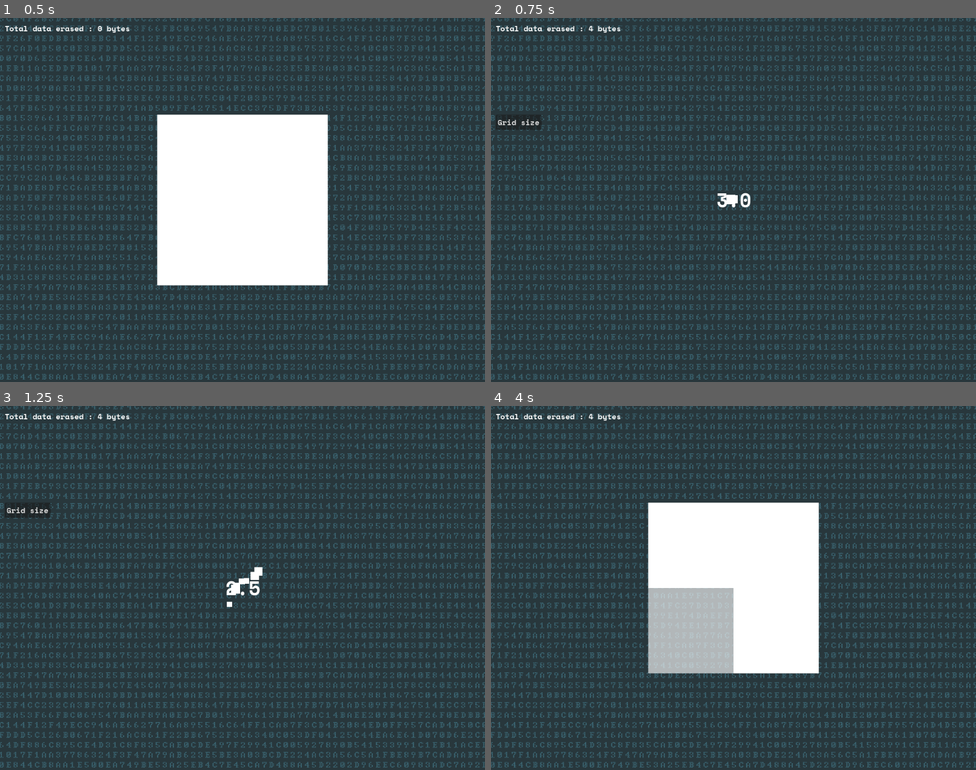
Above: before the commit, frames 1-4 (two rows, left to right).
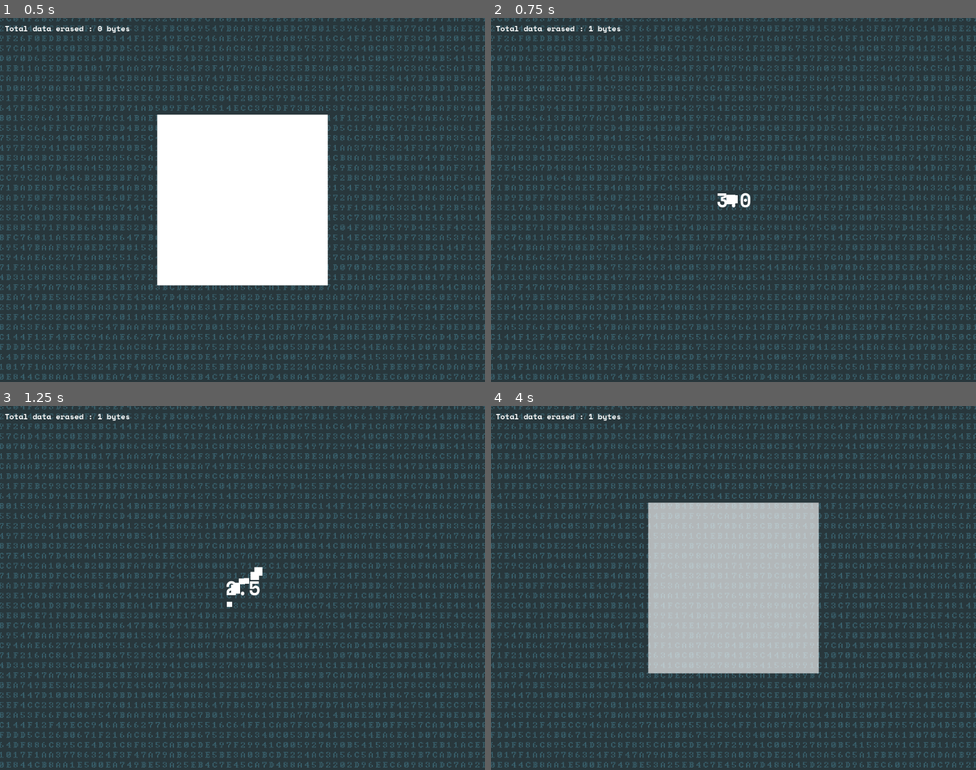
Above: after the commit, the same moments.

Repository: Silvester56/dataphobic
Game: Godot game, scene res://scenes/game.tscn
Same seed, same stepped clock (60 frames per second), same inputs: the game is played once before the commit and once after it. This scene is started directly instead of the project's main scene.
Inputs (mouse positions are in pixels of both pictures, inside the frame that each line leads up to):
- Up to frame 1 (0.5 s): no input
- Up to frame 2 (0.75 s): tap Enter at 0.5 s; click (733, 200) at 0.67 s
- Up to frame 3 (1.25 s): no input
- Up to frame 4 (4 s): click (520, 511) at 1.25 s, where only the run before the commit has a clickable "Grid size"; move the mouse to (636, 606) at 2.02 s; click (636, 606) at 2.17 s; tap Space at 2.75 s; move the mouse to (782, 507) at 2.77 s; click (782, 507) at 2.92 s; tap Enter at 3.5 s; move the mouse to (709, 660) at 3.52 s; click (709, 660) at 3.67 s

Frame 1 is identical in both runs. In frame 2, 0.2% of the frame differs, in the area x 1-22%, y 2-31%; in frame 3, 0.2%; in frame 4, 12%, in the area x 20-68%, y 2-74%.

Commit message:
Tweak upgrade thresholds

Diff:
--- a/scenes/game.tscn
+++ b/scenes/game.tscn
@@ -172,7 +172,7 @@
 wait_time = 10.0
 
 [node name="IntelTimer" type="Timer" parent="."]
-wait_time = 3.1
+wait_time = 4.0
 
 [connection signal="timeout" from="DataManager/DataSearchingTimer" to="DataManager" method="_on_data_searching_timer_timeout"]
 [connection signal="pressed" from="Swarm/EraserBotDecrease" to="." method="_on_eraser_bot_decrease_pressed"]
--- a/scripts/game.gd
+++ b/scripts/game.gd
@@ -5,48 +5,55 @@
 var totalDataErased: int = 0
 var eraserbotArray: Array = []
 var eraserbotSpeed: float = 0
+var eraserbotsPower: int = 1
 var selfReplicationEnabled = false
 var selfReplicationSpeed: float = 0
 var intelSpeed: float = 0
 var percentageOfDevicesInfectedUnits = 0
 var percentageOfDevicesInfectedDecimals = 1
 var spreadPower = 1
-var bandwith = 4
+var bandwith = 1
 var maximumSwarmPower = 0
 var availableSwarmPower = 0
-var devicesInfectedDecimalsThresholds = [10, 20, 50, 100, 150, 300, 500, 1000, 5000, 10000, 50000, 100000, 500000]
-var devicesInfectedUnitsThresholds = [1, 2, 5, 10, 15, 30, 50, 100]
+var devicesInfectedDecimalsThresholds = [10, 20, 50, 100, 200, 500, 1000, 10000, 100000]
+var devicesInfectedUnitsThresholds = [1, 2, 5, 10, 30, 50]
 var totalIntel = 0
 var swarmPrediction = false
-var eraserbotsCoordination = true
+var eraserbotsCoordination = false
+var datafuel = false
 
 func _process(delta: float) -> void:
 	for i in len(eraserbotArray):
 		if eraserbotArray[i].power == eraserbotArray[i].fullPower:
-			if $DataManager.dataRemaining > 0:
-				if eraserbotsCoordination:
-					$DataManager.eraseFirstData()
-				else :
-					$DataManager.eraseRandomData()
-				eraserbotArray[i].power = 0
+			for ticks in eraserbotsPower:
+				if $DataManager.dataRemaining > 0:
+					if eraserbotsCoordination:
+						$DataManager.eraseFirstData()
+					else :
+						$DataManager.eraseRandomData()
+					eraserbotArray[i].power = 0
 		else:
 			eraserbotArray[i].chargePower(delta)
 
 func increaseTotalDataErased() -> void:
 	totalDataErased = totalDataErased + bandwith
+	if datafuel:
+		changeIntel(1)
 	$TotalDataErased.text = "Total data erased : " + str(totalDataErased) + " bytes"
 	$UpgradeManager.handleDataErased(totalDataErased)
 
 func increaseGridSize(newSize: int) -> void:
 	$DataManager.dataHandlingCapacity = newSize
 
-func speedUpFetching() -> void:
+func speedUpFetching(nolag: bool) -> void:
 	$DataManager.dataFetchingTime = $DataManager.dataFetchingTime - 0.5
+	if nolag:
+		$DataManager.dataFetchingTime = 0
 
 func addEraserbot() -> void:
 	var newBot = Eraserbot.instantiate()
-	newBot.position.x = 900
-	newBot.position.y = 100 + len(eraserbotArray) * 80
+	newBot.position.x = 800 + (len(eraserbotArray) % 2) * 100
+	newBot.position.y = 100 + (len(eraserbotArray) / 2) * 80
 	eraserbotArray.push_back(newBot)
 	add_child(newBot)
 
@@ -77,11 +84,17 @@
 func turnOnSwarmPrediction() -> void:
 	swarmPrediction = true
 
+func turnOnDatafuel() -> void:
+	datafuel = true
+
 func increaseSpred() -> void:
 	spreadPower = spreadPower + 1
 
 func coordinateEraserbots() -> void:
 	eraserbotsCoordination = true
+
+func doulbeEraserbotsPower() -> void:
+	eraserbotsPower = eraserbotsPower * 2
 
 func _on_self_replication_timer_timeout() -> void:
 	percentageOfDevicesInfectedDecimals = percentageOfDevicesInfectedDecimals + spreadPower
@@ -160,13 +173,13 @@
 func _on_intel_speed_decrease_pressed() -> void:
 	availableSwarmPower = availableSwarmPower + 1
 	intelSpeed = intelSpeed - 1
-	$IntelTimer.wait_time = 3.1 - intelSpeed * 0.6
+	$IntelTimer.wait_time = 4 - intelSpeed * 0.6
 	$Swarm/IntelSpeedIncrease.disabled = false
 	updateSwarmLabelAndButtons()
 
 func _on_intel_speed_increase_pressed() -> void:
 	availableSwarmPower = availableSwarmPower - 1
 	intelSpeed = intelSpeed + 1
-	$SelfReplicationTimer.wait_time = 3.1 - intelSpeed * 0.6
+	$IntelTimer.wait_time = 4 - intelSpeed * 0.6
 	$Swarm/IntelSpeedDecrease.disabled = false
 	updateSwarmLabelAndButtons()
--- a/scripts/upgrade_manager.gd
+++ b/scripts/upgrade_manager.gd
@@ -12,7 +12,10 @@
 	NEURAL_NETWORK,
 	SEE_NEXT_SWARM_UPGRADE,
 	SPREAD,
-	AUTOCLICK_COORDINATION
+	AUTOCLICK_COORDINATION,
+	NO_LAG,
+	AUTOCLICK_DOUBLE,
+	DATA_TO_INTEL
 }
 
 var gridSizeArray = [4, 9, 16, 25, 36, 64]
@@ -28,6 +31,8 @@
 	result.setProperties(buttonText, labelText, identifier, intelCost)
 	result.connect("upgrade_purchased", _on_upgrade_purchased)
 	return result
+
+var eraserbotsUpgrades = [true, true, true, true, true, true]
 
 func handleDataErased(totalDataErased) -> void:
 	if totalDataErased == 4:
@@ -52,17 +57,31 @@
 	if totalDataErased >= 1024 and get_parent().maximumSwarmPower >= 20 and !neuralNetworkEnabled:
 		add_child(createUpgrade("Neural network", "Gather intelligence for future upgrades", upgradeId.NEURAL_NETWORK))
 		neuralNetworkEnabled = true
-	if totalDataErased == 2048:
+	if totalDataErased >= 2048 and eraserbotsUpgrades[0]:
 		add_child(createUpgrade("Eraserbot", "Autoclick on random data blocks", upgradeId.AUTO_CLICK))
-	if totalDataErased == 4096:
+		eraserbotsUpgrades[0] = false
+	if totalDataErased >= 4096 and eraserbotsUpgrades[1]:
 		add_child(createUpgrade("Eraserbot", "Autoclick on random data blocks", upgradeId.AUTO_CLICK))
+		eraserbotsUpgrades[1] = false
+	if totalDataErased >= 16384 and eraserbotsUpgrades[2]:
+		add_child(createUpgrade("Eraserbot", "Autoclick on random data blocks", upgradeId.AUTO_CLICK))
+		eraserbotsUpgrades[2] = false
+	if totalDataErased >= 65536 and eraserbotsUpgrades[3]:
+		add_child(createUpgrade("Eraserbot", "Autoclick on random data blocks", upgradeId.AUTO_CLICK))
+		eraserbotsUpgrades[3] = false
+	if totalDataErased >= 262144 and eraserbotsUpgrades[4]:
+		add_child(createUpgrade("Eraserbot", "Autoclick on random data blocks", upgradeId.AUTO_CLICK))
+		eraserbotsUpgrades[4] = false
+	if totalDataErased >= 1048576 and eraserbotsUpgrades[5]:
+		add_child(createUpgrade("Eraserbot", "Autoclick on random data blocks", upgradeId.AUTO_CLICK))
+		eraserbotsUpgrades[5] = false
 
 func _on_upgrade_purchased(upgradeIdentifier, intelCost) -> void:
 	get_parent().changeIntel(-intelCost)
 	if upgradeIdentifier == upgradeId.GRID_SIZE:
 		get_parent().increaseGridSize(gridSizeArray.pop_front())
 	if upgradeIdentifier == upgradeId.FETCH_FASTER:
-		get_parent().speedUpFetching()
+		get_parent().speedUpFetching(false)
 	if upgradeIdentifier == upgradeId.AUTO_CLICK:
 		get_parent().addEraserbot()
 	if upgradeIdentifier == upgradeId.SELF_REPLICATION:
@@ -79,8 +98,14 @@
 		get_parent().increaseSpred()
 	if upgradeIdentifier == upgradeId.AUTOCLICK_COORDINATION:
 		get_parent().coordinateEraserbots()
+	if upgradeIdentifier == upgradeId.NO_LAG:
+		get_parent().speedUpFetching(true)
+	if upgradeIdentifier == upgradeId.AUTOCLICK_DOUBLE:
+		get_parent().doulbeEraserbotsPower()
+	if upgradeIdentifier == upgradeId.DATA_TO_INTEL:
+		get_parent().turnOnDatafuel()
 
-var intelUpgradeFlags = [true, true, true, true, true]
+var intelUpgradeFlags = [true, true, true, true, true, true, true, true]
 
 func onIntelChange(totalIntel) -> void:
 	if totalIntel >= 10 and intelUpgradeFlags[0]:
@@ -88,20 +113,39 @@
 		add_child(createUpgrade("Grid size", "Fetch more data blocks at once", upgradeId.GRID_SIZE, 20))
 		add_child(createUpgrade("Swarm vision", "Predict when the next swarm upgrade will occur", upgradeId.SEE_NEXT_SWARM_UPGRADE, 20))
 		intelUpgradeFlags[0] = false
-	if totalIntel >= 30 and intelUpgradeFlags[1]:
-		add_child(createUpgrade("Bandwidth", "More data per block", upgradeId.BANDWIDTH, 40))
-		add_child(createUpgrade("Digital contagion", "Replicate faster", upgradeId.SPREAD, 40))
+	if totalIntel >= 50 and intelUpgradeFlags[1]:
+		add_child(createUpgrade("Bandwidth", "More data per block", upgradeId.BANDWIDTH, 60))
+		add_child(createUpgrade("Digital contagion", "Replicate faster", upgradeId.SPREAD, 60))
 		intelUpgradeFlags[1] = false
-	if totalIntel >= 60 and intelUpgradeFlags[2]:
+	if totalIntel >= 100 and intelUpgradeFlags[2]:
 		add_child(createUpgrade("Anti-lag", "Fetch data blocks slightly faster", upgradeId.FETCH_FASTER, 100))
 		add_child(createUpgrade("Grid size", "Fetch more data blocks at once", upgradeId.GRID_SIZE, 100))
+		add_child(createUpgrade("Bot efficienty", "Eraserbots delete more blocks", upgradeId.AUTOCLICK_DOUBLE, 100))
 		intelUpgradeFlags[2] = false
-	if totalIntel >= 130 and intelUpgradeFlags[3]:
-		add_child(createUpgrade("Anti-lag", "Fetch data blocks slightly faster", upgradeId.FETCH_FASTER, 150))
-		add_child(createUpgrade("Grid size", "Fetch more data blocks at once", upgradeId.GRID_SIZE, 150))
-		add_child(createUpgrade("Bandwidth", "More data per block", upgradeId.BANDWIDTH, 150))
-		add_child(createUpgrade("Bot coordination", "Eraserbots now target the first available block", upgradeId.AUTOCLICK_COORDINATION, 150))
+	if totalIntel >= 200 and intelUpgradeFlags[3]:
+		add_child(createUpgrade("Anti-lag", "Fetch data blocks slightly faster", upgradeId.FETCH_FASTER, 250))
+		add_child(createUpgrade("Grid size", "Fetch more data blocks at once", upgradeId.GRID_SIZE, 250))
+		add_child(createUpgrade("Bandwidth", "More data per block", upgradeId.BANDWIDTH, 250))
+		add_child(createUpgrade("Bot coordination", "Eraserbots now target the first available block", upgradeId.AUTOCLICK_COORDINATION, 250))
 		intelUpgradeFlags[3] = false
+	if totalIntel >= 500 and intelUpgradeFlags[4]:
+		add_child(createUpgrade("No-lag", "Fetch data instantanly", upgradeId.NO_LAG, 600))
+		add_child(createUpgrade("Bot efficienty", "Eraserbots delete more blocks", upgradeId.AUTOCLICK_DOUBLE, 200))
+		add_child(createUpgrade("Bandwidth", "More data per block", upgradeId.BANDWIDTH, 500))
+		add_child(createUpgrade("Digital contagion", "Replicate faster", upgradeId.SPREAD, 200))
+		intelUpgradeFlags[4] = false
+	if totalIntel >= 500 and intelUpgradeFlags[5]:
+		add_child(createUpgrade("No-lag", "Fetch data instantanly", upgradeId.NO_LAG, 600))
+		add_child(createUpgrade("Bot efficienty", "Eraserbots delete more blocks", upgradeId.AUTOCLICK_DOUBLE, 200))
+		add_child(createUpgrade("Bandwidth", "More data per block", upgradeId.BANDWIDTH, 500))
+		add_child(createUpgrade("Digital contagion", "Replicate faster", upgradeId.SPREAD, 200))
+		intelUpgradeFlags[5] = false
+	if totalIntel >= 1000 and intelUpgradeFlags[6]:
+		add_child(createUpgrade("Datafuel", "Erasing data increases INTEL", upgradeId.DATA_TO_INTEL, 800))
+		add_child(createUpgrade("Digital contagion", "Replicate faster", upgradeId.SPREAD, 400))
+		intelUpgradeFlags[6] = false
+	if totalIntel >= 2000 and intelUpgradeFlags[7]:
+		add_child(createUpgrade("Digital contagion", "Replicate faster", upgradeId.SPREAD, 800))
 	for c in get_children():
 		if "checkButtonEnabling" in c:
 			c.checkButtonEnabling(totalIntel)
